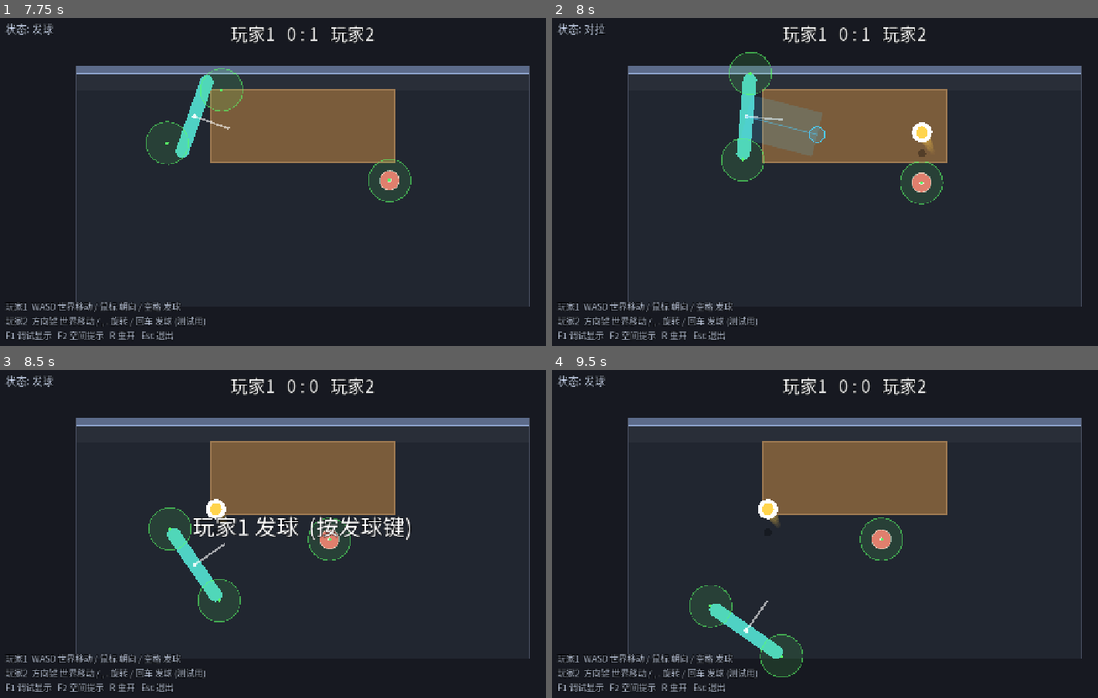
Above: before the commit, frames 1-4 (two rows, left to right).
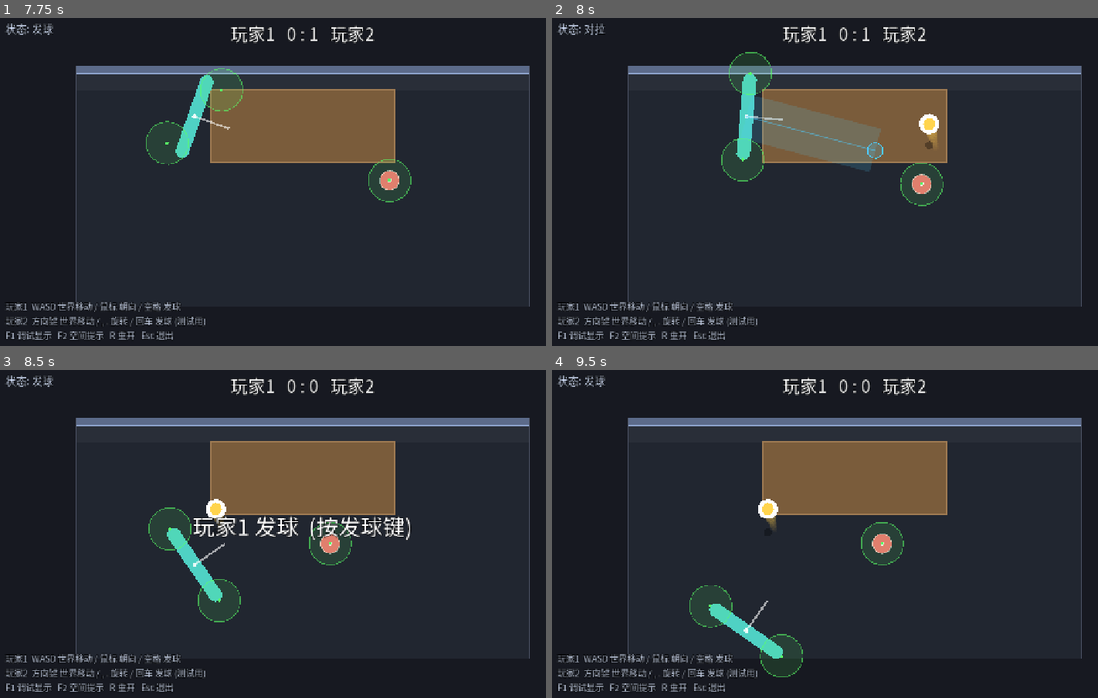
Above: after the commit, the same moments.

Repository: shuperidou/BMA-Arena
Game: Godot game, scene res://scenes/Main.tscn
Two runs of this game, one before a commit and one after it. Both use one fixed random seed, a clock stepped at 60 frames per second and the inputs below.
Inputs (mouse positions are in pixels of both pictures, inside the frame that each line leads up to):
- Up to frame 1 (7.75 s): tap Enter at 0.5, 0.6, 5.1 s; move the mouse to (436, 168) at 0.52 s; hold D 0.53-1.25 s; click (436, 168) at 0.67 s; tap Space at 0.77, 3.77, 6.77 s; drag from (180, 204) to (273, 254) at 1.27 s; move the mouse to (365, 109) at 2.02 s; hold D 2.03-2.75 s; tap 1 at 2.1, 6.6 s; drag from (273, 254) to (114, 132) at 2.77 s; move the mouse to (485, 237) at 3.52 s; hold A 3.53-4.25 s; tap R at 3.6 s; drag from (114, 132) to (207, 100) at 4.27 s; move the mouse to (333, 185) at 5.02 s; hold S 5.03-5.75 s; click (333, 185) at 5.17 s; drag from (207, 100) to (180, 204) at 5.77 s; move the mouse to (436, 168) at 6.52 s; hold W 6.53-7.25 s; drag from (180, 204) to (273, 254) at 7.27 s
- Up to frame 2 (8 s): no input
- Up to frame 3 (8.5 s): move the mouse to (365, 461) at 8.02 s; hold S from 8.03 s (still down); tap R at 8.1 s
- Up to frame 4 (9.5 s): release S at 8.75 s; drag from (825, 606) to (666, 484) at 8.77 s

Frame 1 is identical in both runs. In frame 2, 2.1% of the frame differs, in the area x 39-72%, y 28-58%; in frame 3, 0.3%; in frame 4, 0.5%.

Commit message:
rules: block penalty deferred until ball dies (cleared on save); serve ignores table-before-wall, return must be wall-first; AI aims at wall-mirror so return completes

Diff:
--- a/scripts/autoload/game_config.gd
+++ b/scripts/autoload/game_config.gd
@@ -63,8 +63,8 @@
 #  击球系统 (集中管理，见 scripts/match/hit_system.gd)
 # ============================================================
 ## 力度：由"击球区在世界空间中的实际速度"决定，经过曲线映射到球速区间。
-var hit_speed_min: float = 420.0        ## 轻击球速
-var hit_speed_max: float = 620.0        ## 强击球速
+var hit_speed_min: float = 360.0        ## 轻击球速
+var hit_speed_max: float = 470.0        ## 强击球速
 var hit_speed_curve: float = 1.2        ## 力度响应曲线指数 (>1 需要更快才到强)
 var hit_zone_speed_ref: float = 1500.0  ## 击球区速度归一化基准 (世界单位/秒)
 ## 方向：基础方向=面向桌中心；叠加"击球区位置 + 挥动方向"的偏置。
@@ -75,13 +75,12 @@
 ##   0 = 完全关闭辅助：完全按玩家击球
 ## 0..1 = 部分辅助，值越大辅助越强
 ## 触发条件：原始落点若不在"好区"(桌面内缩 assist_good_margin 像素) 就介入。
-var assist_strength: float = 0.7       ## 辅助程度 0..1
-var max_assist_angle: float = 180.0     ## 修正角硬上限(度)。180=不限制 (让 assist=1 能完全回正)
+var assist_strength: float = 0.5       ## 辅助程度 0..1
+var max_assist_angle: float = 150.0     ## 修正角硬上限(度)。180=不限制 (让 assist=1 能完全回正)
 var assist_good_margin: float = 40.0    ## 好区=桌面内缩这么多像素。越大越容易触发(越少很偏的球)
 ## 救球辅助能压到的最低球速 = hit_speed_min * 这个比例 (0~1)。
 ## 1.0 = 下限等于 hit_speed_min (与 AI 一致, 但辅助无法再压速落桌)；0 = 不设下限。
-var assist_min_speed_ratio: float = 1.0
-
+var assist_min_speed_ratio: float = 0.7
 # ============================================================
 #  球：伪 Z 轴 (高度) 系统
 # ============================================================
--- a/scripts/ball/ball.gd
+++ b/scripts/ball/ball.gd
@@ -99,9 +99,10 @@
 	# --- 墙 (顶边)：XY 反弹，仅在有效高度内 ---
 	var wall_y: float = GameConfig.wall_inner_y()
 	if position.y - radius <= wall_y and vel.y < 0.0 and z <= GameConfig.wall_max_height:
-		# 墙连弹 -> 直接结算; 发球没先弹桌就撞墙(违反 桌->墙)也算失误。
-		# 注意: 回击不需要先碰桌 (只需 墙->桌), 所以 table_bounces==0 只对发球判罚。
-		if _last_surface == 2 or (serve_shot and table_bounces == 0):
+		# 墙连弹 -> 直接结算。
+		# 发球: 撞墙前碰不碰桌无所谓。
+		# 回击: 撞墙前**一定不能先碰桌**, 否则回击方输 (设计文档新规)。
+		if _last_surface == 2 or (not serve_shot and table_bounces >= 1):
 			_die(GameTypes.DeathReason.BAD_BOUNCE)
 			return
 		position.y = wall_y + radius
--- a/scripts/match/match.gd
+++ b/scripts/match/match.gd
@@ -26,7 +26,8 @@
 var _timer: float = 0.0
 var _serve_timer: float = 0.0
 var _serve_latch: bool = false
-var _interference_fired: bool = false
+var _block_pending: bool = false                    ## 本次对拉中出现过阻挡(未立即判罚)
+var _blocked_receiver: PlayerController = null      ## 被阻挡的接球方 (重发时由其发球)
 var _match_over_pending: bool = false
 var _collision_time: float = -10.0
 var _collision_pos: Vector2 = Vector2.ZERO
@@ -82,7 +83,8 @@
 # ------------------------------------------------------------
 func _begin_serve() -> void:
 	state = GameTypes.MatchState.SERVE
-	_interference_fired = false
+	_block_pending = false
+	_blocked_receiver = null
 	_serve_latch = _server_serve_pressed(players[server_index - 1])
 	_serve_timer = GameConfig.ai_serve_delay
 	last_hitter = null
@@ -160,6 +162,8 @@
 	_apply_hit(player, hit_point)
 
 func _apply_hit(player: PlayerController, hit_point: HitPoint) -> void:
+	# 接球方成功救起了球 -> 之前的阻挡没有影响进程, 清除待判罚 (点一)
+	_block_pending = false
 	var info: Dictionary = player.compute_hit(hit_point, ball)
 	ball.launch_velocity(info.velocity, info.vz)
 	ball.serve_shot = false
@@ -174,6 +178,10 @@
 # ------------------------------------------------------------
 func _on_ball_died(reason: int) -> void:
 	if state != GameTypes.MatchState.RALLY:
+		return
+	# 点一：球已经落地(死球) 且这球过程中出现过阻挡 -> 不判分, 改为阻挡重发
+	if _block_pending:
+		_begin_interference()
 		return
 	_award_point(_decide_winner(reason), reason)
 
@@ -239,9 +247,10 @@
 	block_system.update(0.0, ball, expected_receiver, _other(expected_receiver),
 		_collision_time, _collision_pos, _now())
 	_set_block_state(block_system.state)
-	if block_system.state == GameTypes.Interference.CONFIRMED and not _interference_fired:
-		_interference_fired = true
-		_begin_interference()
+	# 阻挡不立即判罚：先记下，等球真的死了(接球方没救起来)才生效 (点一)
+	if block_system.state == GameTypes.Interference.CONFIRMED and not _block_pending:
+		_block_pending = true
+		_blocked_receiver = expected_receiver
 
 func _set_block_state(s: int) -> void:
 	if s == _last_block_state:
@@ -257,7 +266,7 @@
 	_timer = GameConfig.interference_pause
 	# 故意不关 active：让 CONFIRMED(红) 在重发停顿期间一直可见
 	ball.state = GameTypes.BallState.INACTIVE
-	var victim: PlayerController = expected_receiver
+	var victim: PlayerController = _blocked_receiver if _blocked_receiver != null else expected_receiver
 	server_index = victim.player_index  # 被阻挡方重发
 	EventBus.notify("阻挡！ 玩家%d 重发" % victim.player_index, GameConfig.interference_pause)
 	EventBus.match_state_changed.emit(state)
--- a/scripts/player/ai_player.gd
+++ b/scripts/player/ai_player.gd
@@ -76,8 +76,13 @@
 #  智能击球 / 发球 (保证落桌, 角度随机变化)
 # ------------------------------------------------------------
 func _smart_shot(from: Vector2) -> Dictionary:
-	var target: Vector2 = _pick_target()
-	var d: Vector2 = target - from
+	# 目标: 桌面内随机 x (角度变化); 瞄准它关于墙的镜像点 ->
+	#   球直接撞墙(回击不先弹桌), 撞墙后水平线经过桌面上该 x, 再由"墙弹回桌"辅助落桌。
+	var tr := GameConfig.table_rect()
+	var m: float = maxf(GameConfig.assist_good_margin, 20.0)
+	var tx: float = randf_range(tr.position.x + m, tr.end.x - m)
+	var aim := Vector2(tx, 2.0 * GameConfig.wall_inner_y() - GameConfig.table_center.y)
+	var d: Vector2 = aim - from
 	var dist: float = maxf(d.length(), 1.0)
 	var dir: Vector2 = d / dist
 	# vz 与力度都限制在"玩家的上下限"内 (AI 不作弊)
@@ -97,14 +102,6 @@
 func compute_serve(b: Ball) -> Dictionary:
 	return _smart_shot(b.global_position)
 
-## 在桌面"好区"的靠墙半区随机取一个落点 -> 角度变化但一定先落桌。
-func _pick_target() -> Vector2:
-	var tr := GameConfig.table_rect()
-	var m: float = maxf(GameConfig.assist_good_margin, 20.0)
-	var x: float = randf_range(tr.position.x + m, tr.end.x - m)
-	var y: float = randf_range(tr.position.y + m, tr.position.y + tr.size.y * 0.5)
-	return Vector2(x, y)
-
 func _draw() -> void:
 	draw_circle(Vector2.ZERO, ai_radius, _body_color)
 	draw_arc(Vector2.ZERO, ai_radius, 0.0, TAU, 32, Color(1, 1, 1, 0.5), 2.0)
